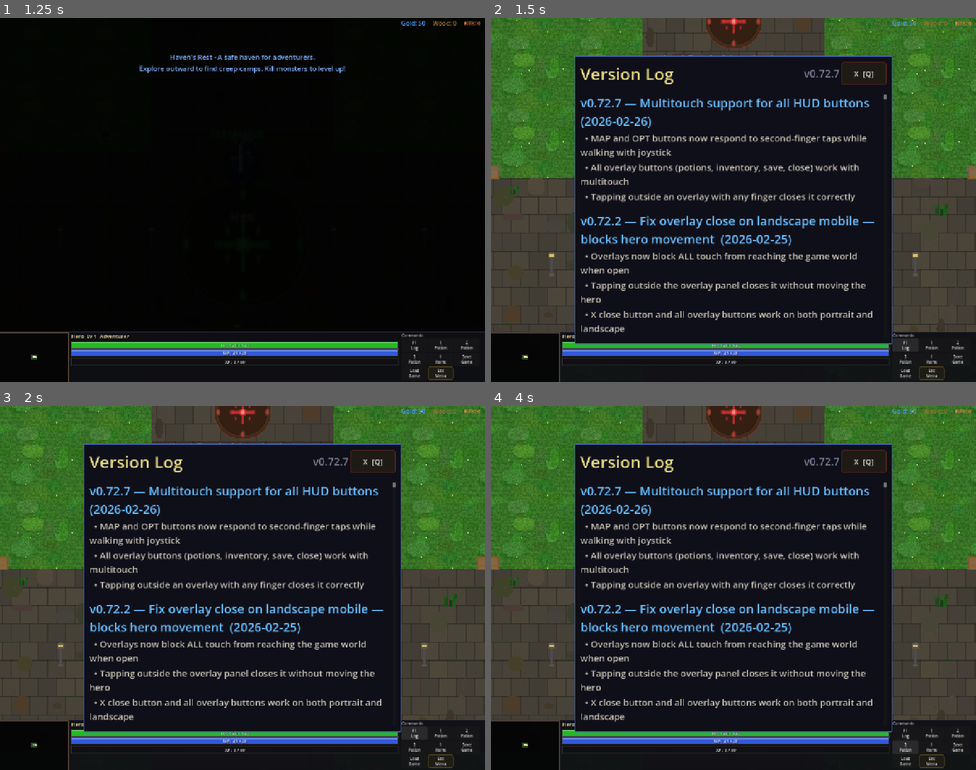
Above: before the commit, frames 1-4 (two rows, left to right).
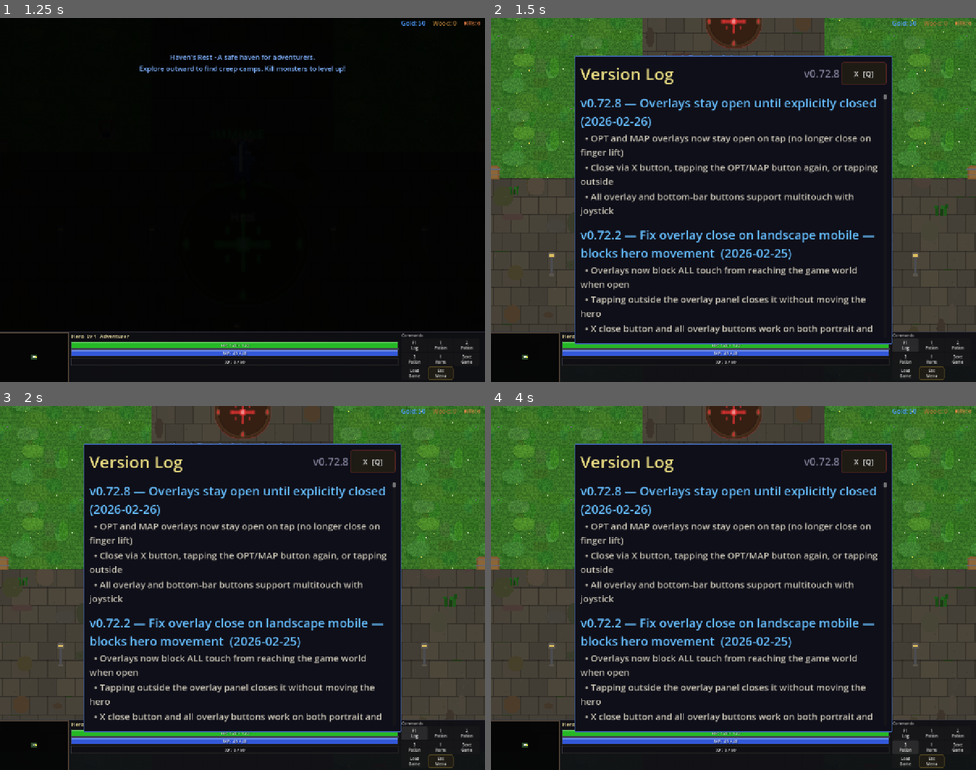
Above: after the commit, the same moments.

Repository: slxny/legends-open-rpg
Game: Godot game, scene res://scenes/main.tscn
The game is run twice, just before and just after one commit, with the same random seed, the same clock (stepped at 60 frames per second) and the same inputs.
Inputs (mouse positions are in pixels of both pictures, inside the frame that each line leads up to):
- Up to frame 1 (1.25 s): tap Enter at 0.5 s; move the mouse to (218, 272) at 0.52 s; hold W (move_up) from 0.53 s (still down); hold Space (attack) from 0.53 s (still down); click (218, 272) at 0.67 s
- Up to frame 2 (1.5 s): release W (move_up) at 1.25 s; release Space (attack) at 1.25 s; click "F1 Log" at 1.25 s
- Up to frame 3 (2 s): no input
- Up to frame 4 (4 s): click "1 Potion" at 2 s; click "2 Potion" at 2.75 s; click "3 Potion" at 3.5 s

Frame 1 is identical in both runs. In frame 2, 8.8% of the frame differs, in the area x 18-80%, y 14-87%; in frame 3, 8.8%; in frame 4, 8.8%.
Error in both runs: Invalid assignment of property or key '_mobile_potion_btns' with value of type 'Array' on a base object of type 'CharacterBody2D (player.gd)'. (res://scenes/ui…

Commit message:
Overlays stay open until explicitly closed (v0.72.8)
Track which finger opened the overlay and consume its release event
so Godot's Button mouse-emulation doesn't immediately toggle it
back closed. Overlays now persist until user taps X, taps OPT/MAP
again, or taps outside the panel.

Co-Authored-By: Claude Opus 4.6 <noreply@anthropic.com>

Diff:
--- a/scenes/ui/changelog_dialog.gd
+++ b/scenes/ui/changelog_dialog.gd
@@ -9,17 +9,17 @@
 var _is_visible: bool = false
 var _is_mobile: bool = false
 
-const GAME_VERSION := "v0.72.7"
+const GAME_VERSION := "v0.72.8"
 
 const CHANGELOG: Array[Dictionary] = [
 	{
-		"version": "v0.72.7",
-		"title": "Multitouch support for all HUD buttons",
+		"version": "v0.72.8",
+		"title": "Overlays stay open until explicitly closed",
 		"date": "2026-02-26",
 		"entries": [
-			"MAP and OPT buttons now respond to second-finger taps while walking with joystick",
-			"All overlay buttons (potions, inventory, save, close) work with multitouch",
-			"Tapping outside an overlay with any finger closes it correctly",
+			"OPT and MAP overlays now stay open on tap (no longer close on finger lift)",
+			"Close via X button, tapping the OPT/MAP button again, or tapping outside",
+			"All overlay and bottom-bar buttons support multitouch with joystick",
 		]
 	},
 	{
--- a/scenes/ui/hud.gd
+++ b/scenes/ui/hud.gd
@@ -58,6 +58,7 @@
 var _minimap_home: PanelContainer = null  # Bottom-bar container that holds minimap when overlay is closed
 var _opt_btn: Button = null  # OPT button ref for multitouch
 var _map_tap_btn: Button = null  # MAP tap button ref for multitouch
+var _overlay_open_touch_index: int = -1  # Finger that opened an overlay (ignore its release)
 
 func _ready() -> void:
 	_detect_mobile()
@@ -570,37 +571,49 @@
 	# Godot's Button only responds to the first finger (mouse emulation).
 	# We manually detect all InputEventScreenTouch so a second finger can
 	# tap HUD buttons while another finger controls the joystick / aim.
-	if _is_mobile and event is InputEventScreenTouch and event.pressed:
-		var pos = event.position
-
-		# 1) Bottom-bar buttons: OPT and MAP (always visible when mobile)
-		if _opt_btn and _opt_btn.is_visible_in_tree() and _opt_btn.get_global_rect().has_point(pos):
-			_toggle_cmd_overlay()
+	if _is_mobile and event is InputEventScreenTouch:
+		# When the finger that OPENED an overlay lifts, consume the release
+		# so Godot's Button mouse-emulation doesn't toggle it back closed.
+		if not event.pressed and event.index == _overlay_open_touch_index:
+			_overlay_open_touch_index = -1
 			get_viewport().set_input_as_handled()
 			return
-		if _map_tap_btn and _map_tap_btn.is_visible_in_tree() and _map_tap_btn.get_global_rect().has_point(pos):
-			_toggle_map_overlay()
-			get_viewport().set_input_as_handled()
+
+		if event.pressed:
+			var pos = event.position
+
+			# 1) Bottom-bar buttons: OPT and MAP (always visible when mobile)
+			if _opt_btn and _opt_btn.is_visible_in_tree() and _opt_btn.get_global_rect().has_point(pos):
+				_toggle_cmd_overlay()
+				if _cmd_overlay_visible:
+					_overlay_open_touch_index = event.index
+				get_viewport().set_input_as_handled()
+				return
+			if _map_tap_btn and _map_tap_btn.is_visible_in_tree() and _map_tap_btn.get_global_rect().has_point(pos):
+				_toggle_map_overlay()
+				if _map_overlay_visible:
+					_overlay_open_touch_index = event.index
+				get_viewport().set_input_as_handled()
+				return
+
+			# 2) Open overlay: press buttons inside via multitouch, or close if outside
+			if _cmd_overlay_visible and _cmd_overlay:
+				if _cmd_overlay.get_global_rect().has_point(pos):
+					_press_button_at(_cmd_overlay, pos)
+				else:
+					_toggle_cmd_overlay()
+				get_viewport().set_input_as_handled()
+				return
+			if _map_overlay_visible and _map_overlay:
+				if _map_overlay.get_global_rect().has_point(pos):
+					_press_button_at(_map_overlay, pos)
+				else:
+					_toggle_map_overlay()
+				get_viewport().set_input_as_handled()
+				return
+
+			# No overlay open and tap not on MAP/OPT — let event pass to game world
 			return
-
-		# 2) Open overlay: press buttons inside via multitouch, or close if outside
-		if _cmd_overlay_visible and _cmd_overlay:
-			if _cmd_overlay.get_global_rect().has_point(pos):
-				_press_button_at(_cmd_overlay, pos)
-			else:
-				_toggle_cmd_overlay()
-			get_viewport().set_input_as_handled()
-			return
-		if _map_overlay_visible and _map_overlay:
-			if _map_overlay.get_global_rect().has_point(pos):
-				_press_button_at(_map_overlay, pos)
-			else:
-				_toggle_map_overlay()
-			get_viewport().set_input_as_handled()
-			return
-
-		# No overlay open and tap not on MAP/OPT — let event pass to game world
-		return
 
 	# ── Desktop / first-finger fallback: close overlay on outside click ──
 	if not _cmd_overlay_visible and not _map_overlay_visible:
